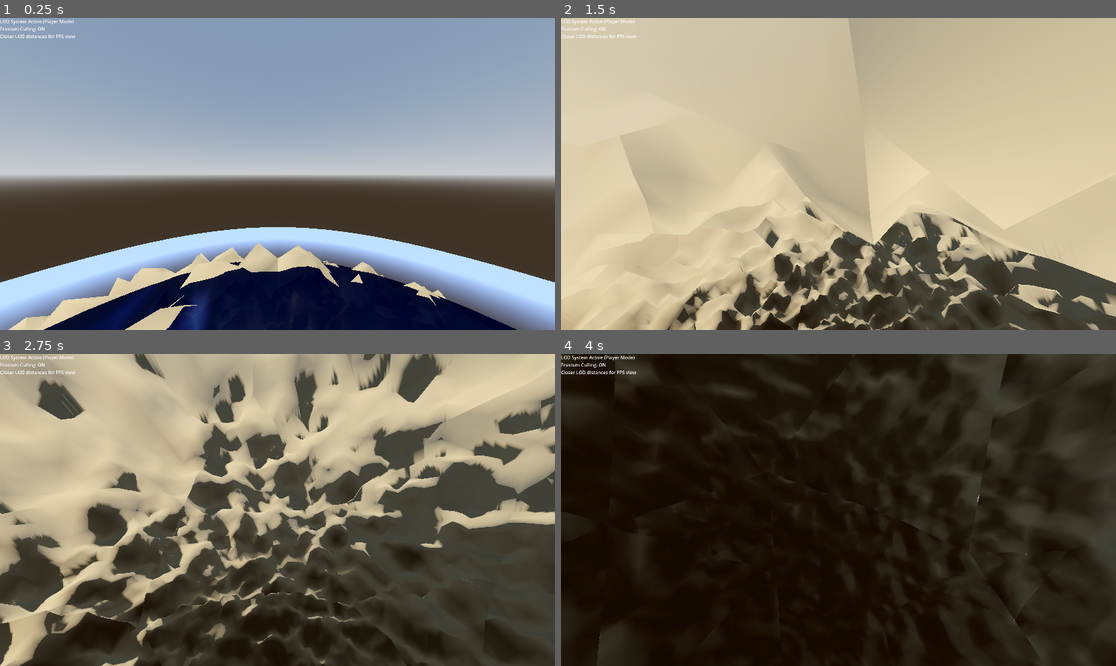
Above: before the commit, frames 1-4 (two rows, left to right).
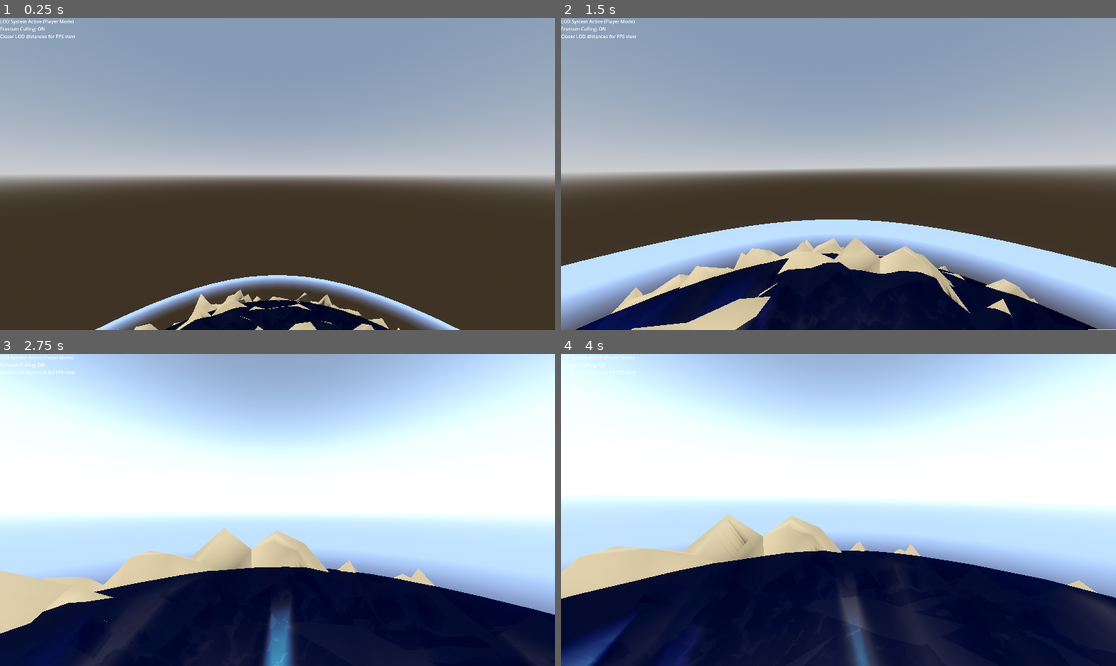
Above: after the commit, the same moments.

Repository: lmf-git/terrain4
Game: Godot game, scene res://scenes/player_mode_lod.tscn
Two runs of this game, one before a commit and one after it. Both use one fixed random seed, a clock stepped at 60 frames per second and the inputs below. This scene is started directly instead of the project's main scene.
Inputs (mouse positions are in pixels of both pictures, inside the frame that each line leads up to):
- Up to frame 1 (0.25 s): no input
- Up to frame 2 (1.5 s): tap Enter (ui_accept) at 0.5, 0.77 s; move the mouse to (866, 174) at 0.52 s; hold Up (ui_up) from 0.53 s (still down); tap O at 0.6 s; move the mouse to (810, 174) at 1.27 s; tap P at 1.35 s
- Up to frame 3 (2.75 s): keep holding Up (ui_up); tap Enter (ui_accept) at 1.52 s; move the mouse to (288, 503) at 2.02 s; tap L at 2.1 s
- Up to frame 4 (4 s): keep holding Up (ui_up); move the mouse to (832, 516) at 2.77 s; tap K at 2.85 s; tap Enter (ui_accept) at 3.02, 3.77 s; move the mouse to (877, 513) at 3.52 s; tap T at 3.6 s

The runs differ from the first frame. In frame 1, 24% of the frame differs, in the area x 0-100%, y 67-100%; in frame 2, 98%; in frame 3, 99%; in frame 4, 100%, in the area x 0-100%, y 0-100%.

Commit message:
Fix collision timing - create synchronously instead of deferred
Critical Fix for Player Collision:

The Problem:
- Player was falling through terrain on spawn
- Getting caught on backface when coming from underneath
- Collision was being created AFTER player spawned (call_deferred)
- Player would fall through before collision existed

The Solution:
- Removed call_deferred() from all collision creation
- Create collision IMMEDIATELY after adding mesh to scene tree
- Collision is now ready BEFORE player spawns
- Increased spawn height from 115 to 130 units

Why This Works:
- create_trimesh_collision() works fine right after add_child()
- No need to defer - mesh is already in scene tree
- Player now spawns above fully-initialized terrain with collision
- Gravity pulls player DOWN onto solid collision surface

Changes Made:
- scripts/spherical_terrain.gd: Synchronous collision creation
- scripts/tectonic_terrain.gd: Synchronous collision creation
- scripts/terrain_chunk.gd: Synchronous collision creation
- scripts/player_character.gd: Increased spawn_height to 130
- scenes/player_mode.tscn: Updated spawn height
- scenes/player_mode_lod.tscn: Updated spawn height
- scenes/player_tectonic.tscn: Updated spawn height

Result:
- Player spawns at 130 units (well above max terrain ~120)
- Collision already exists when player spawns
- Player falls and lands on TOP of terrain (not through it)
- No more backface collision issues

All player modes now work correctly!

Diff:
--- a/scenes/player_mode.tscn
+++ b/scenes/player_mode.tscn
@@ -61,7 +61,7 @@
 [node name="Player" type="CharacterBody3D" parent="."]
 script = ExtResource("4")
 planet_radius = 100.0
-spawn_height = 115.0
+spawn_height = 130.0
 walk_speed = 5.0
 sprint_speed = 10.0
 jump_velocity = 6.0
--- a/scenes/player_mode_lod.tscn
+++ b/scenes/player_mode_lod.tscn
@@ -71,7 +71,7 @@
 [node name="Player" type="CharacterBody3D" parent="."]
 script = ExtResource("4")
 planet_radius = 100.0
-spawn_height = 115.0
+spawn_height = 130.0
 walk_speed = 5.0
 sprint_speed = 10.0
 jump_velocity = 6.0
--- a/scenes/player_tectonic.tscn
+++ b/scenes/player_tectonic.tscn
@@ -65,7 +65,7 @@
 [node name="Player" type="CharacterBody3D" parent="."]
 script = ExtResource("4")
 planet_radius = 100.0
-spawn_height = 118.0
+spawn_height = 130.0
 walk_speed = 5.0
 sprint_speed = 10.0
 jump_velocity = 6.0
--- a/scripts/player_character.gd
+++ b/scripts/player_character.gd
@@ -6,7 +6,7 @@
 
 @export var planet_center: Vector3 = Vector3.ZERO
 @export var planet_radius: float = 100.0
-@export var spawn_height: float = 115.0  # Spawn above terrain
+@export var spawn_height: float = 130.0  # Spawn well above terrain (max terrain ~120)
 
 @export_group("Movement")
 @export var walk_speed: float = 5.0
--- a/scripts/spherical_terrain.gd
+++ b/scripts/spherical_terrain.gd
@@ -207,11 +207,7 @@
 	add_child(mesh_instance)
 	terrain_meshes.append(mesh_instance)
 
-	# Add collision after adding to scene tree
-	call_deferred("add_collision_to_mesh", mesh_instance)
-
-func add_collision_to_mesh(mesh_instance: MeshInstance3D) -> void:
-	# Create collision shape from mesh
+	# Add collision immediately after adding to scene tree
 	mesh_instance.create_trimesh_collision()
 
 func _process(_delta: float) -> void:
--- a/scripts/tectonic_terrain.gd
+++ b/scripts/tectonic_terrain.gd
@@ -271,9 +271,5 @@
 	add_child(mesh_instance)
 	terrain_meshes.append(mesh_instance)
 
-	# Add collision after adding to scene tree
-	call_deferred("add_collision_to_mesh", mesh_instance)
-
-func add_collision_to_mesh(mesh_instance: MeshInstance3D) -> void:
-	# Create collision shape from mesh
+	# Add collision immediately after adding to scene tree
 	mesh_instance.create_trimesh_collision()
--- a/scripts/terrain_chunk.gd
+++ b/scripts/terrain_chunk.gd
@@ -41,12 +41,8 @@
 	# Calculate AABB
 	calculate_aabb()
 
-	# Add collision after adding to scene tree (use highest detail mesh)
-	if lod_meshes.size() > 0:
-		call_deferred("add_collision")
-
-func add_collision() -> void:
-	if chunk_mesh:
+	# Add collision immediately (use highest detail mesh)
+	if lod_meshes.size() > 0 and chunk_mesh:
 		chunk_mesh.create_trimesh_collision()
 
 func generate_lod_meshes(lod_count: int) -> void:
